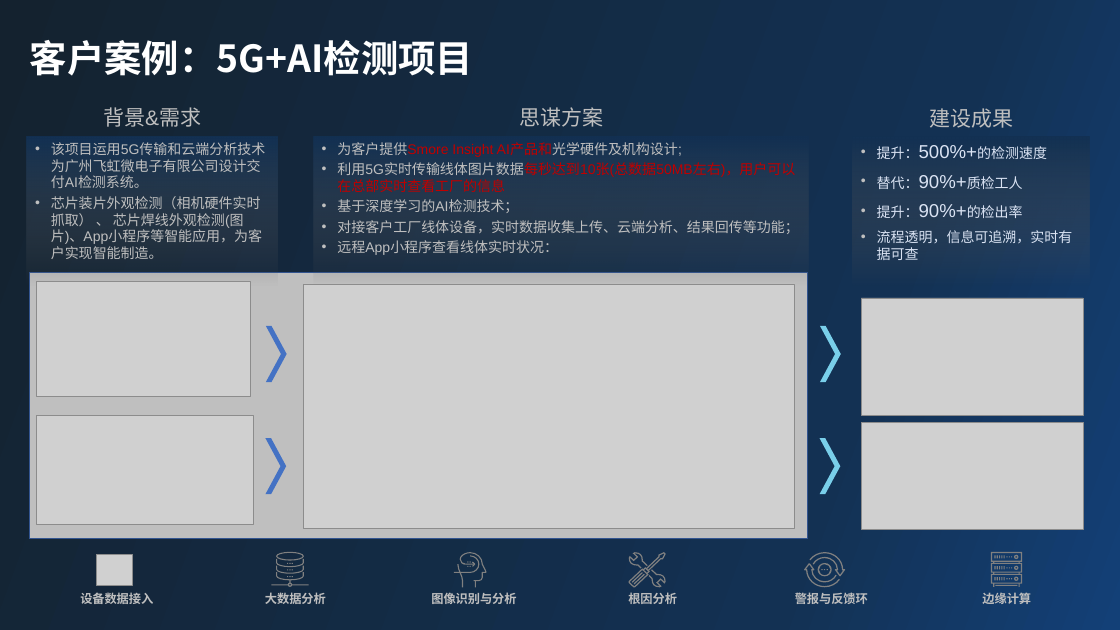
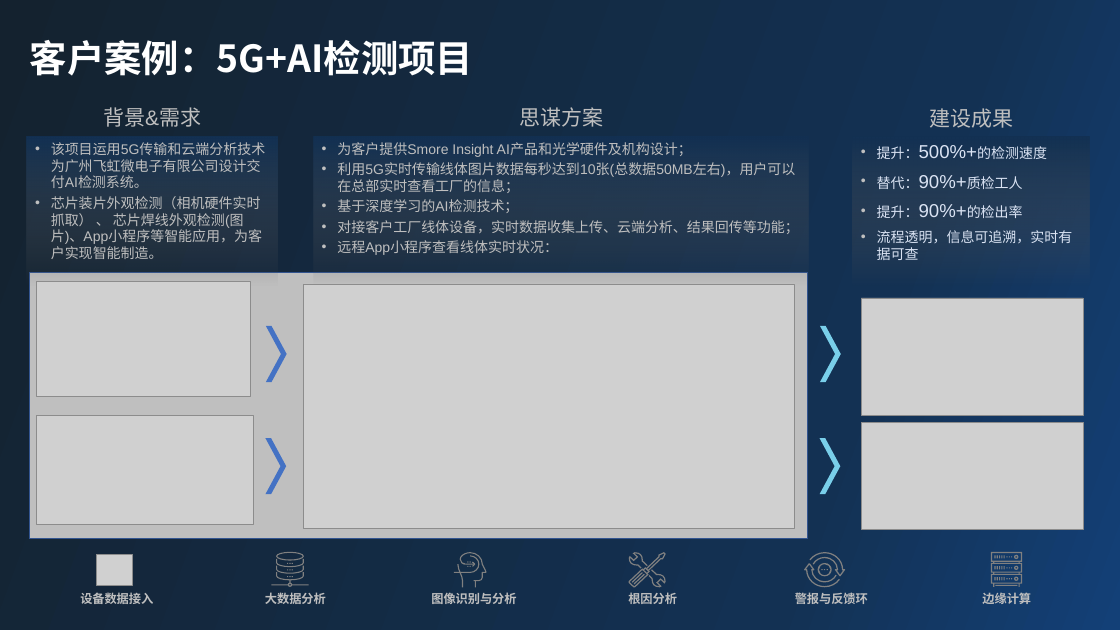
Before and after one commit to wanglvhh/Solution_2021, a slide deck: slide 1 of 2021/06/科东(广州)软件科技有限公司-广州飞虹微电子有限公司 焊线装片工序不良检测/（5G+AI）飞虹微电子.pptx. Drawn at 1120x630 pixels with LibreOffice and Linux fonts; fonts in the diff are those of the drawing; grey boxes stand for pictures; background and template pictures are left out. Boxes give left, top, right and bottom in pixels: in the first picture for what was removed or moved away, otherwise in the second. Text is boxed around its words. In the diff, an @@ line names an element or a change of style, - is before the commit and + after.

Commit message:
Update （5G+AI）飞虹微电子.pptx Signed-off-by: wanglvhh <wanglvhh@outlook.com>

```diff
--- a/2021/06/科东(广州)软件科技有限公司-广州飞虹微电子有限公司 焊线装片工序不良检测/（5G+AI）飞虹微电子.pptx
+++ b/2021/06/科东(广州)软件科技有限公司-广州飞虹微电子有限公司 焊线装片工序不良检测/（5G+AI）飞虹微电子.pptx
@@ text in rectangle at [337, 142, 795, 193]: text changed; text colour #C00000 to #BFBFBF @@
-  • 为客户提供Smore Insight AI产品和光学硬件及机构设计;
-  • 利用5G实时传输线体图片数据每秒达到10张(总数据50MB左右)，用户可以在总部实时查看工厂的信息
+  • 为客户提供Smore Insight AI产品和光学硬件及机构设计；
+  • 利用5G实时传输线体图片数据每秒达到10张(总数据50MB左右)，用户可以在总部实时查看工厂的信息；
```
